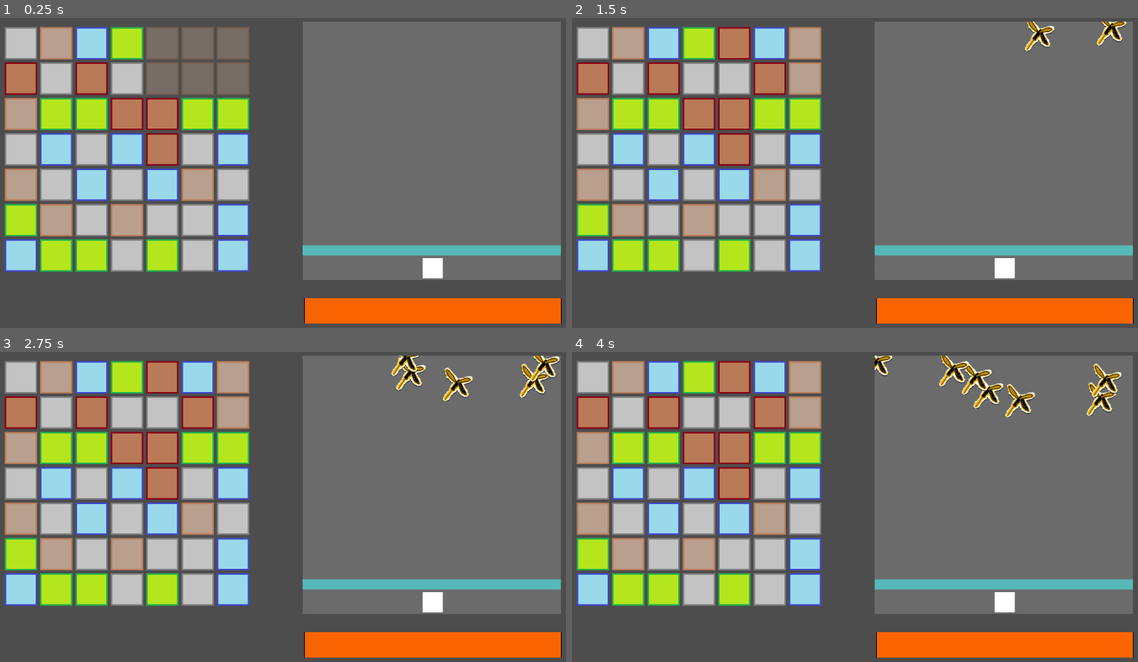
Above: before the commit, frames 1-4 (two rows, left to right).
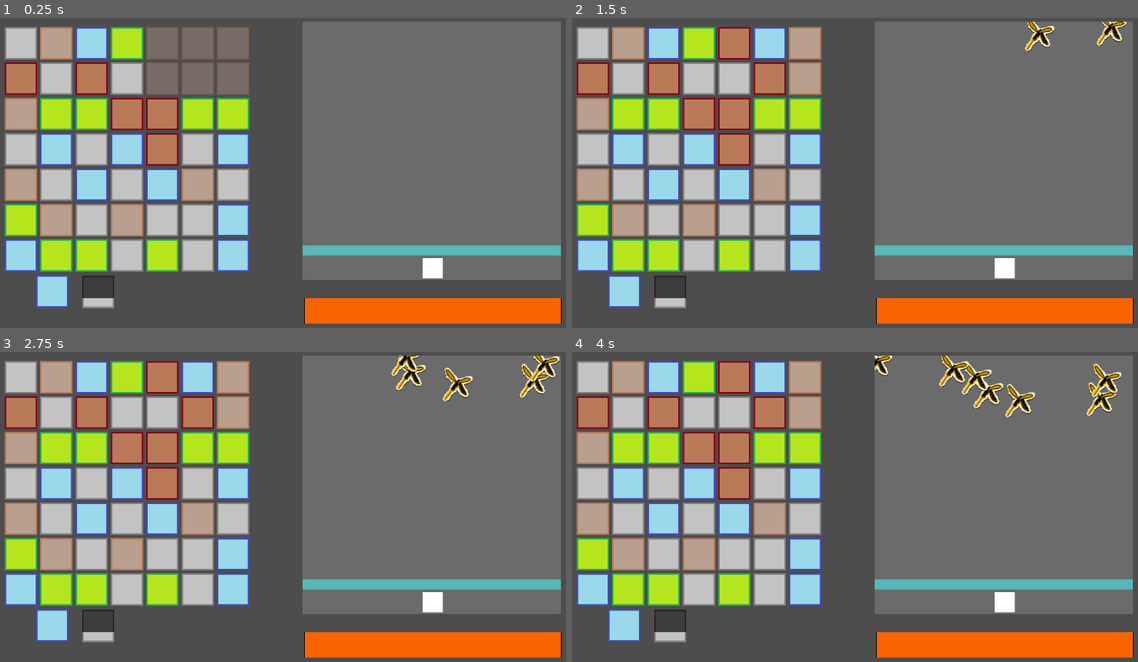
Above: after the commit, the same moments.

Repository: ivo4/hkpn
Game: Godot game, scene res://scenes/main_game/main_game.tscn
Same seed, same stepped clock (60 frames per second), same inputs: the game is played once before the commit and once after it.
Inputs (mouse positions are in pixels of both pictures, inside the frame that each line leads up to):
- Up to frame 1 (0.25 s): no input
- Up to frame 2 (1.5 s): click (622, 290) at 0.52 s; click (622, 290) at 1.27 s
- Up to frame 3 (2.75 s): click (50, 624) at 2.02 s
- Up to frame 4 (4 s): drag from (594, 376) to (594, 482) at 2.77 s; drag from (594, 414) to (594, 519) at 3.52 s

The runs differ from the first frame. In frame 1, 0.8% of the frame differs, in the area x 6-21%, y 82-94%; in frame 2, 0.8%; in frame 3, 0.8%; in frame 4, 0.8%.

Commit message:
powerup button

Diff:
--- a/scenes/main_game/main_game.gd
+++ b/scenes/main_game/main_game.gd
@@ -2,6 +2,7 @@
 
 
 @onready var annoyance_meter: Node2D = $AnnoyanceMeter
+
 
 # Called when the node enters the scene tree for the first time.
 func _ready() -> void:
--- a/scenes/main_game/main_game.tscn
+++ b/scenes/main_game/main_game.tscn
@@ -1,9 +1,12 @@
-[gd_scene load_steps=5 format=3 uid="uid://fthb7bhebrxs"]
+[gd_scene load_steps=8 format=3 uid="uid://fthb7bhebrxs"]
 
 [ext_resource type="Script" path="res://scenes/main_game/main_game.gd" id="1_q5wl0"]
 [ext_resource type="PackedScene" uid="uid://b15db2i8qrcjd" path="res://scenes/match_three/match_three.tscn" id="2_2yqlu"]
 [ext_resource type="PackedScene" uid="uid://1w71n7uatf7b" path="res://scenes/fight_game/fight_game.tscn" id="3_ygm8n"]
 [ext_resource type="PackedScene" uid="uid://c7lk6ud4k38j0" path="res://scenes/main_game/annoyance_meter.tscn" id="4_yric5"]
+[ext_resource type="PackedScene" uid="uid://lfv6cpmbq331" path="res://scenes/main_game/powerup_button.tscn" id="5_fn8f8"]
+[ext_resource type="Texture2D" uid="uid://cgknopfvvyv25" path="res://assets/sprites/tile-blue.png" id="5_nh88p"]
+[ext_resource type="Texture2D" uid="uid://chw17vilnrwjf" path="res://assets/sprites/tile-gray.png" id="7_bg5r3"]
 
 [node name="MainGame" type="Node2D"]
 script = ExtResource("1_q5wl0")
@@ -33,4 +36,16 @@
 [node name="AnnoyanceMeter" parent="." instance=ExtResource("4_yric5")]
 position = Vector2(612, 544)
 
+[node name="SprayPowerupButton" parent="." instance=ExtResource("5_fn8f8")]
+position = Vector2(80, 509)
+max_value = 64
+current_value = 64
+button_texture = ExtResource("5_nh88p")
+
+[node name="ZapperPowerupButton2" parent="." instance=ExtResource("5_fn8f8")]
+position = Vector2(171, 510)
+max_value = 64
+current_value = 20
+button_texture = ExtResource("7_bg5r3")
+
 [connection signal="damage" from="SubViewportContainer2/SubViewport/FightGame" to="." method="_on_fight_game_damage"]
--- /dev/null
+++ b/scenes/main_game/powerup_button.gd
@@ -0,0 +1,33 @@
+@tool
+extends Node2D
+
+@export var max_value: int = 100
+@export var current_value: int:
+	get:
+		return current_value
+	set(value):
+		current_value = clampi(value, 0, max_value)
+@export var button_texture: Texture2D:
+	get:
+		return button_texture
+	set(value):
+		button_texture = value
+
+
+func _ready() -> void:
+	$ButtonProgressMask/TextureButton.disabled = true
+	$ButtonProgressMask/TextureButton.texture_normal = button_texture
+	$GrayBackground.texture = button_texture
+	$ButtonProgressMask.texture.size.x = button_texture.get_size().x
+	$ButtonProgressMask.texture.size.y = button_texture.get_size().y
+
+
+func _process(_delta: float) -> void:
+	$ButtonProgressMask.offset.y = $ButtonProgressMask.texture.size.y
+	var current_offset_percent: float = 100.0 * current_value / max_value
+	$ButtonProgressMask.offset.y = $ButtonProgressMask.texture.size.y - ($ButtonProgressMask.texture.size.y * current_offset_percent / 100)
+	$ButtonProgressMask/TextureButton.disabled = (current_value != max_value)
+
+
+func _on_texture_button_pressed() -> void:
+	print("powerup clicked")
--- /dev/null
+++ b/scenes/main_game/powerup_button.tscn
@@ -0,0 +1,33 @@
+[gd_scene load_steps=4 format=3 uid="uid://lfv6cpmbq331"]
+
+[ext_resource type="Script" path="res://scenes/main_game/powerup_button.gd" id="1_d436u"]
+[ext_resource type="Texture2D" uid="uid://c3goc4l0ti4vj" path="res://assets/sprites/tile-red.png" id="2_q8ln7"]
+
+[sub_resource type="PlaceholderTexture2D" id="PlaceholderTexture2D_tfqej"]
+size = Vector2(64, 64)
+
+[node name="PowerupButton" type="Node2D"]
+script = ExtResource("1_d436u")
+current_value = 70
+button_texture = ExtResource("2_q8ln7")
+
+[node name="GrayBackground" type="Sprite2D" parent="."]
+modulate = Color(0.310617, 0.310617, 0.310617, 1)
+texture = ExtResource("2_q8ln7")
+centered = false
+
+[node name="ButtonProgressMask" type="Sprite2D" parent="."]
+clip_children = 1
+texture = SubResource("PlaceholderTexture2D_tfqej")
+centered = false
+offset = Vector2(0, 19.2)
+region_enabled = true
+region_rect = Rect2(0, 0, 64, 64)
+
+[node name="TextureButton" type="TextureButton" parent="ButtonProgressMask"]
+offset_right = 64.0
+offset_bottom = 64.0
+disabled = true
+texture_normal = ExtResource("2_q8ln7")
+
+[connection signal="pressed" from="ButtonProgressMask/TextureButton" to="." method="_on_texture_button_pressed"]
